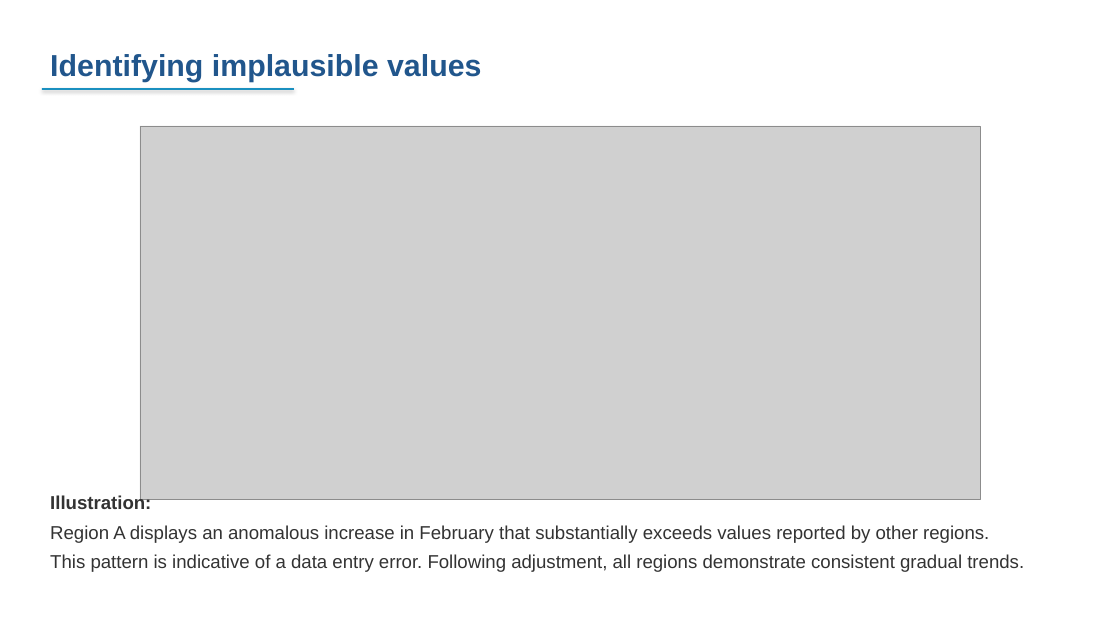
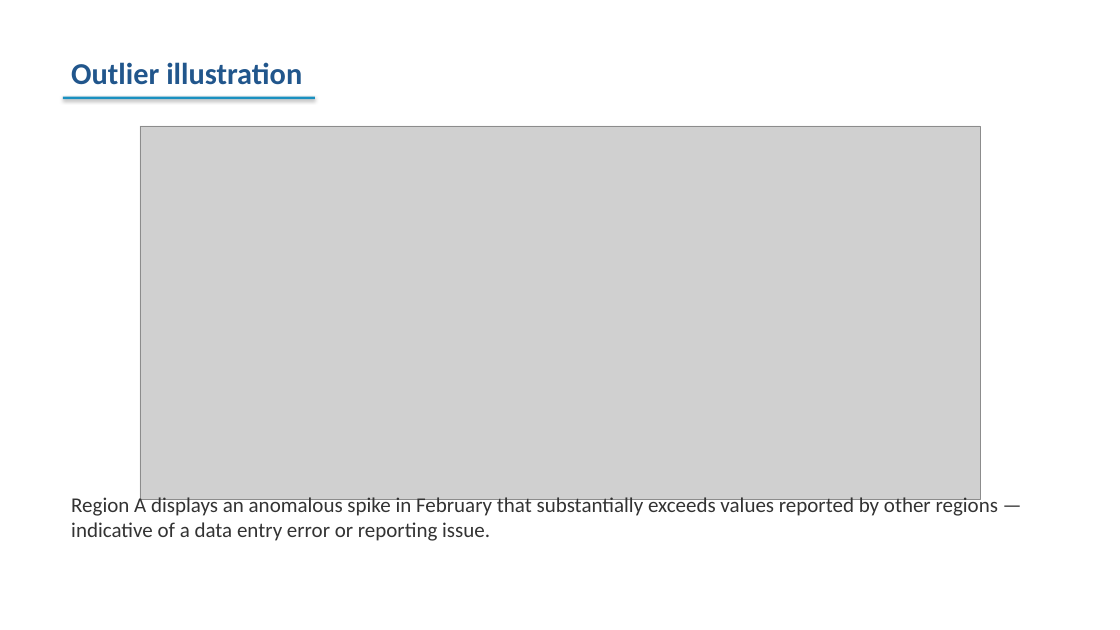
Before and after one commit to FASTR-Analytics/fastr-resource-hub, a slide deck: slide 51 of outputs/2026-zambia_deck.pptx (slide 43 before the commit). Drawn at 1120x630 pixels with LibreOffice and Linux fonts; fonts in the diff are those of the drawing; grey boxes stand for pictures. Boxes give left, top, right and bottom in pixels: in the first picture for what was removed or moved away, otherwise in the second. Text is boxed around its words. In the diff, an @@ line names an element or a change of style, - is before the commit and + after.

```diff
--- a/outputs/2026-zambia_deck.pptx
+++ b/outputs/2026-zambia_deck.pptx
@@ text at (71,62,302,85): text changed; font Arial to Calibri @@
-Identifying implausible values
+Outlier illustration
@@ rectangle: place and size @@
-rectangle at (42,88,294,90)
+rectangle at (63,97,315,99)
@@ text at (71,494,998,541): text changed; size 16 to 18 pt; font Arial to Calibri @@
-Illustration:
-Region A displays an anomalous increase in February that substantially exceeds values reported by other regions.
-This pattern is indicative of a data entry error. Following adjustment, all regions demonstrate consistent gradual trends.
+Region A displays an anomalous spike in February that substantially exceeds values reported by other regions — indicative of a data entry error or reporting issue.
```
Also in this commit, not shown: 94 other slides changed, 34 slides added, 19 slides removed, 47 other files.
